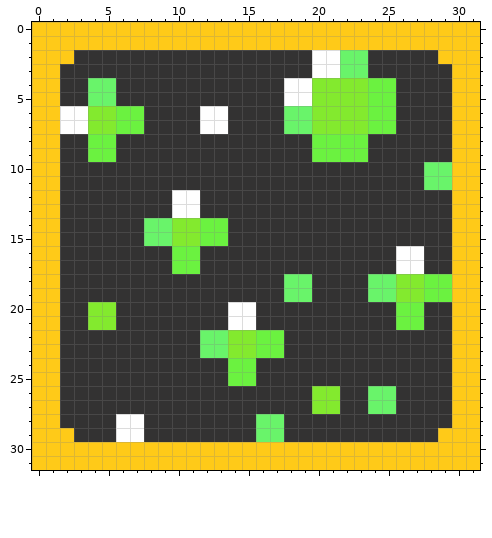
File history of a pixel-art sprite, art/Spell/healing.png. Above is the file before it was changed.
The file is 32x32 pixels. Colours within 5 levels of each other are drawn and written as one.
And afterwards:
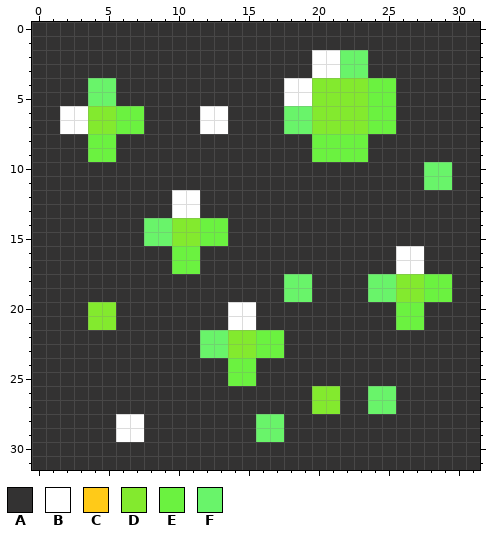
Palette (. is transparent): A #333232  B #ffffff  C #ffca18  D #83ea2e  E #6bf240  F #69f46a
Diff:
The edit turns colour C into colour A in rows 0 to 1 at x 0 to 31; in row 2 at x 0 to 2 and 29 to 31; in rows 3 to 28 at x 0 to 1 and 30 to 31; in row 29 at x 0 to 2 and 29 to 31; in rows 30 to 31 at x 0 to 31.
Where, in picture pixels (left, top, right, bottom), the same in both pictures:
changed: (32, 22, 480, 470)
